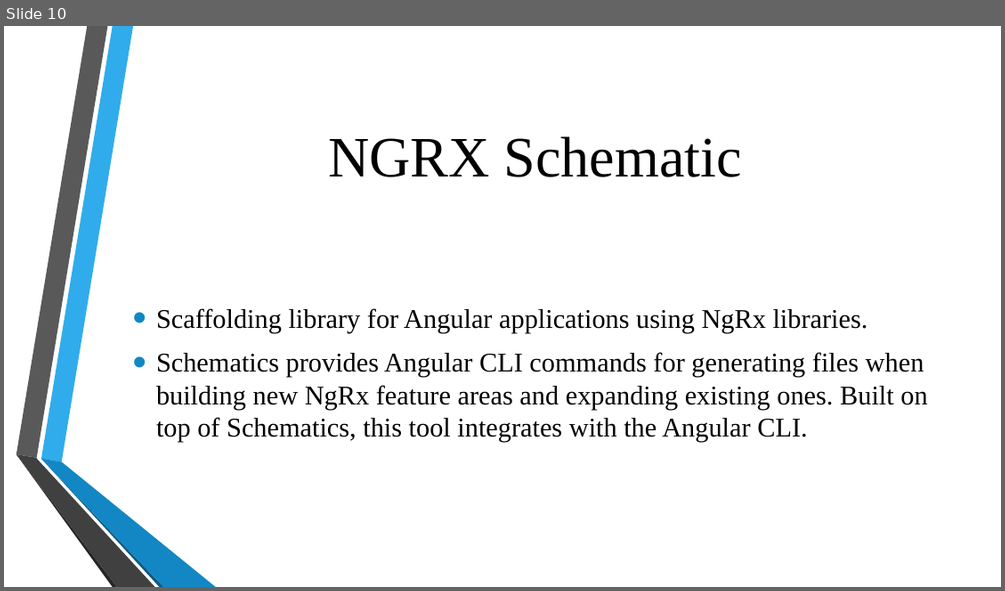
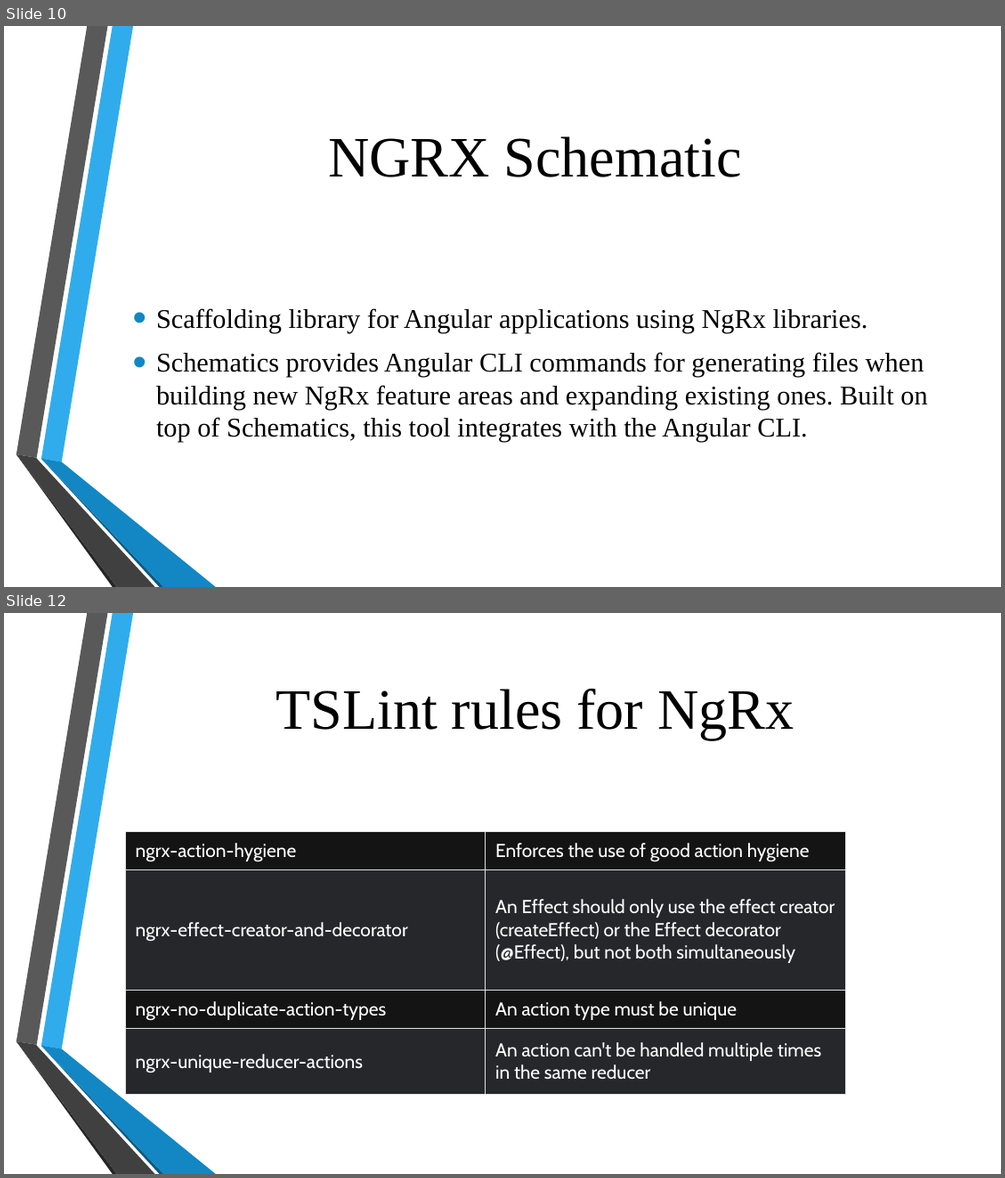
Before and after one commit to ngohungphuc/Presentation, a slide deck: NgRx/NGRX Part 2.pptx. Shown one above the other, each under a label of ours: slide 10 before the commit, slides 10 and 12 after it; the slides between them are not shown. The pictures are 1005x591 and 1005x1178 pixels, drawn with LibreOffice and Linux fonts; fonts in the diff are those of the drawing; background and template pictures are left out. Boxes give left, top, right and bottom in pixels: in the first picture for what was removed or moved away, otherwise in the second. Text is boxed around its words. In the diff, an @@ line names an element or a change of style, - is before the commit and + after.

Commit message:
add lint for ngrx

```diff
--- a/NgRx/NGRX Part 2.pptx
+++ b/NgRx/NGRX Part 2.pptx
@@ slide 12 added at [4, 613, 1001, 1174], background picture (left out); not listed: 6 template elements that a slide beside it also shows @@
@@ title added at [275, 689, 793, 739], 55 pt, text #000000 @@
+TSLint rules for NgRx
@@ table added at [125, 831, 846, 1094], 4 rows, 2 columns @@
+ngrx-action-hygiene | Enforces the use of good action hygiene
+ngrx-effect-creator-and-decorator | An Effect should only use the effect creator (createEffect) or the Effect decorator (@Effect), but not both simultaneously
+ngrx-no-duplicate-action-types | An action type must be unique
+ngrx-unique-reducer-actions | An action can't be handled multiple times in the same reducer
```
Also in this commit, not shown: 1 slide changed, 1 other slide added, 4 other files.
